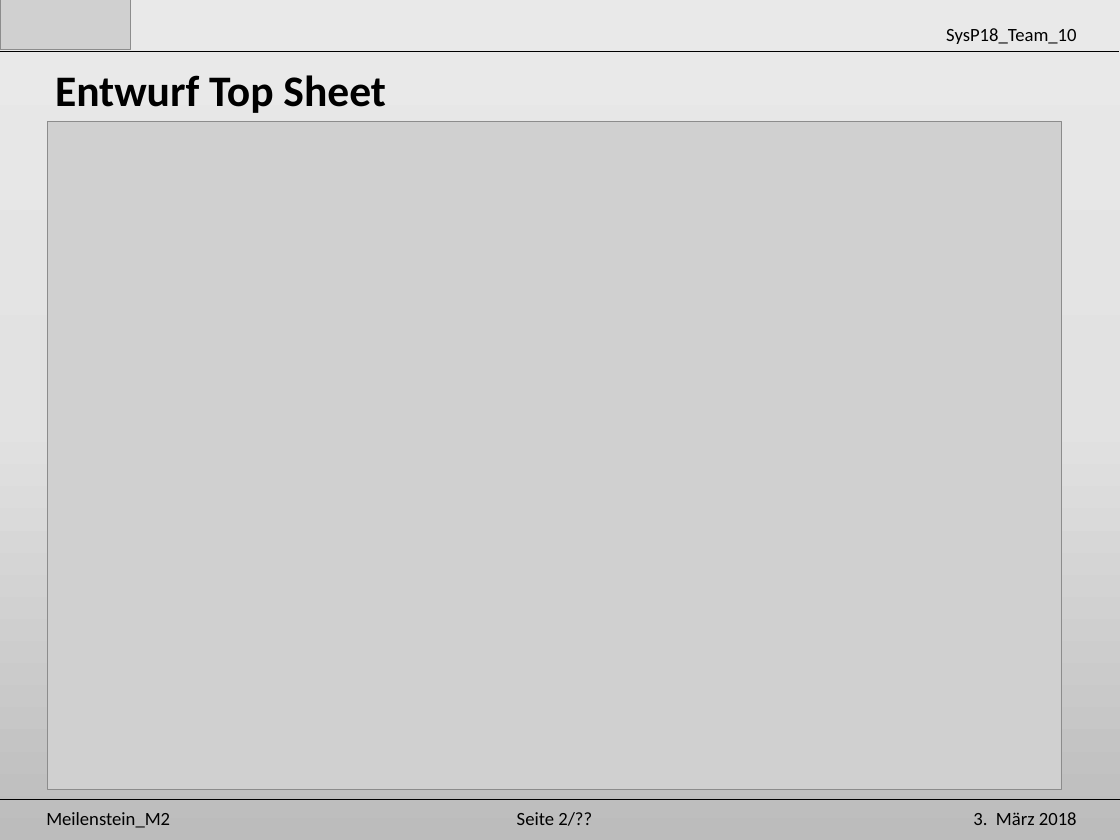
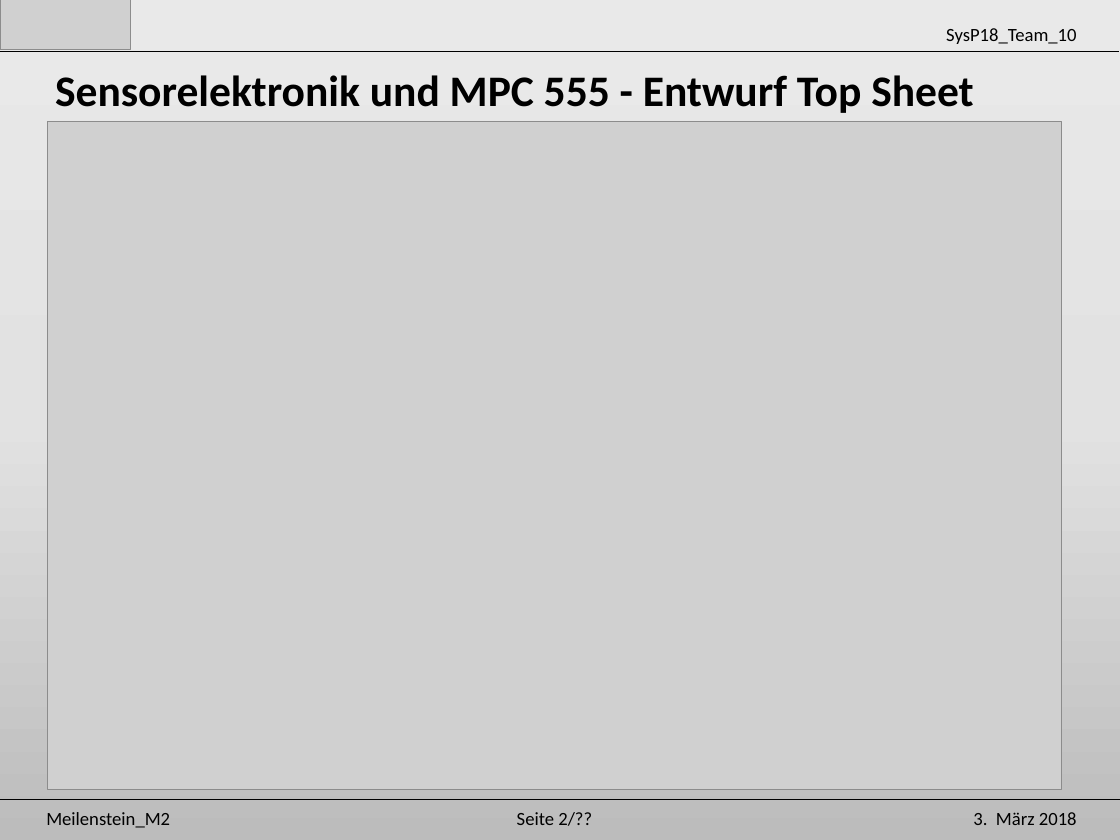
Before and after one commit to Unaqwyn/SysP18_1cv, a slide deck: slide 8 of 01_Organisation/02_Meilensteine/m2/Praesentation_m2.pptx (slide 7 before the commit). Drawn at 1120x840 pixels with LibreOffice and Linux fonts; fonts in the diff are those of the drawing; grey boxes stand for pictures. Boxes give left, top, right and bottom in pixels: in the first picture for what was removed or moved away, otherwise in the second. Text is boxed around its words. In the diff, an @@ line names an element or a change of style, - is before the commit and + after.

```diff
--- a/01_Organisation/02_Meilensteine/m2/Praesentation_m2.pptx
+++ b/01_Organisation/02_Meilensteine/m2/Praesentation_m2.pptx
@@ text at (55,75,973,113): text changed @@
-Entwurf Top Sheet
+Sensorelektronik und MPC 555 - Entwurf Top Sheet
```
Also in this commit, not shown: 11 other slides changed.
